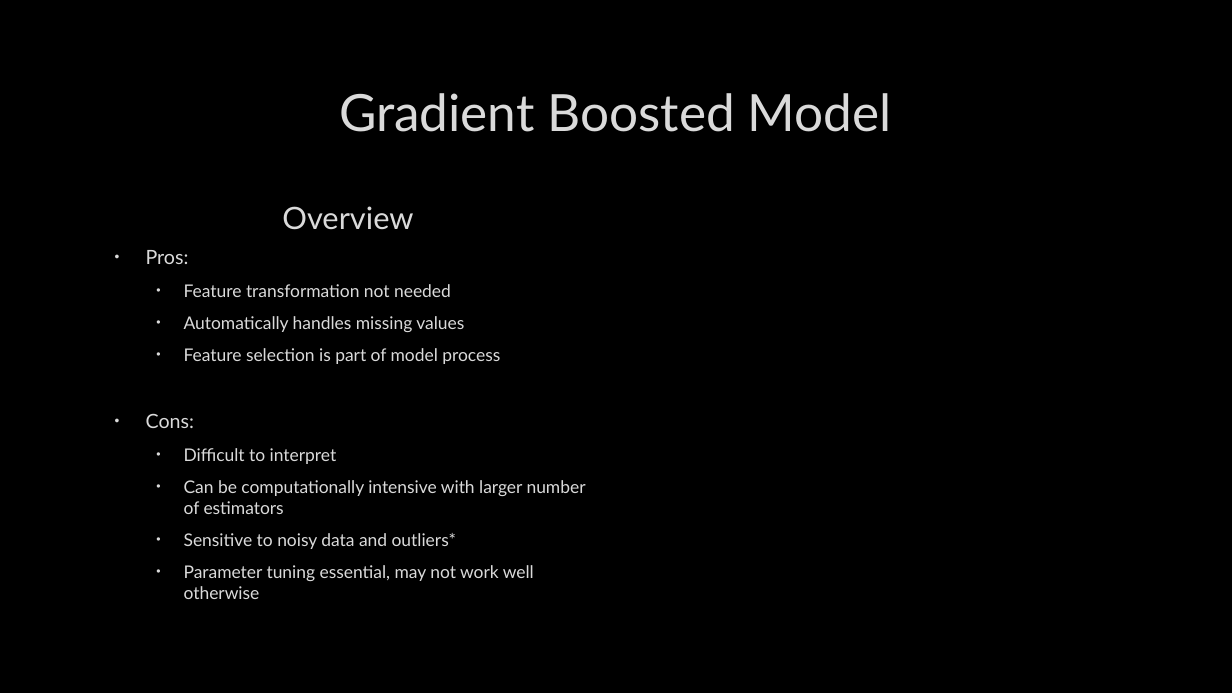
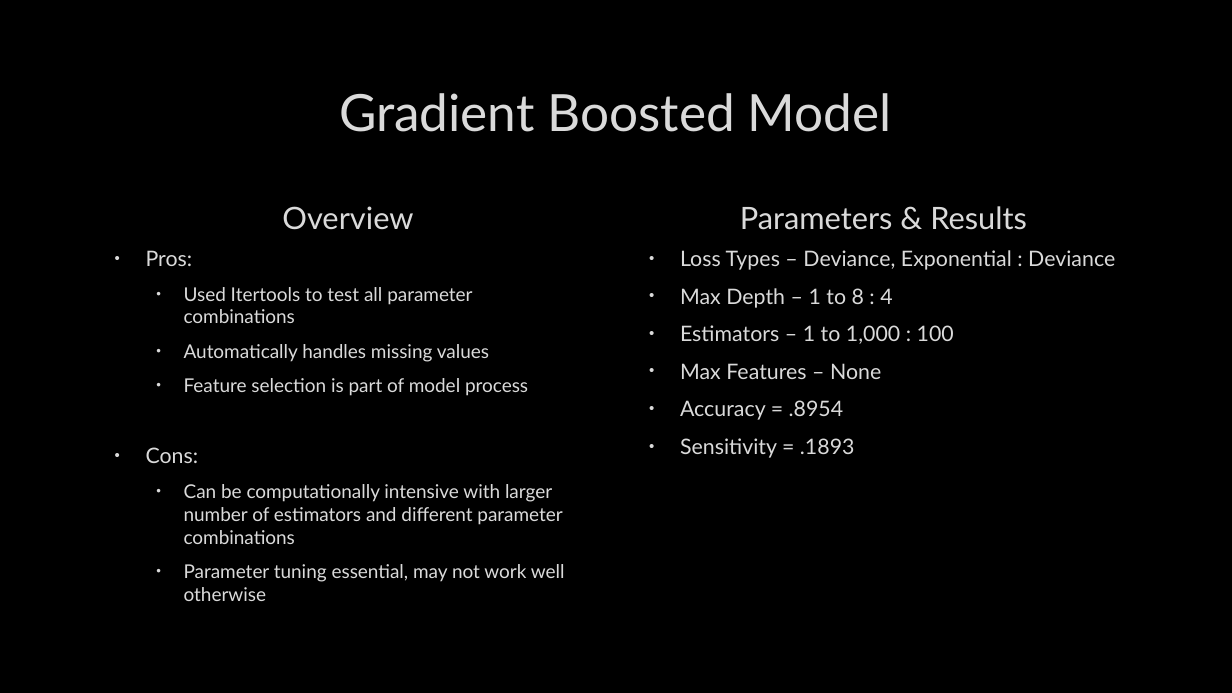
Before and after one commit to zinrion/Thinkful-Projects, a slide deck: slide 16 of Bank Marketing.pptx. Drawn at 1232x693 pixels with LibreOffice and Linux fonts; fonts in the diff are those of the drawing; background and template pictures are left out. Boxes give left, top, right and bottom in pixels: in the first picture for what was removed or moved away, otherwise in the second. Text is boxed around its words. In the diff, an @@ line names an element or a change of style, - is before the commit and + after.

```diff
--- a/Bank Marketing.pptx
+++ b/Bank Marketing.pptx
@@ text added at [740,206,1027,230], 24 pt, text #DADADA @@
+Parameters & Results
@@ text at [146,250,565,582]: size 15.3 to 16.6 pt in "Pros:", "Cons:"; size 13.6 to 14.8 pt in "Automatically handles missing values", "Feature selection is part of model process", "Parameter tuning essential, may not work well ..." @@
@@ text added at [680,250,1115,458], 16.6 pt, text #DADADA @@
+• Loss Types – Deviance, Exponential : Deviance
+• Max Depth – 1 to 8 : 4
+• Estimators – 1 to 1,000 : 100
+• Max Features – None
+• Accuracy = .8954
+• Sensitivity = .1893
@@ text at [184,287,472,323]: text changed; size 13.6 to 14.8 pt @@
-  • Feature transformation not needed
+  • Used Itertools to test all parameter combinations
@@ text at [184,484,562,544]: text changed; size 13.6 to 14.8 pt @@
-  • Difficult to interpret
-  • Can be computationally intensive with larger number of estimators
-  • Sensitive to noisy data and outliers*
+  • Can be computationally intensive with larger number of estimators and different parameter combinations
```
Also in this commit, not shown: 12 other slides changed, 1 slide added, 2 slides removed.
